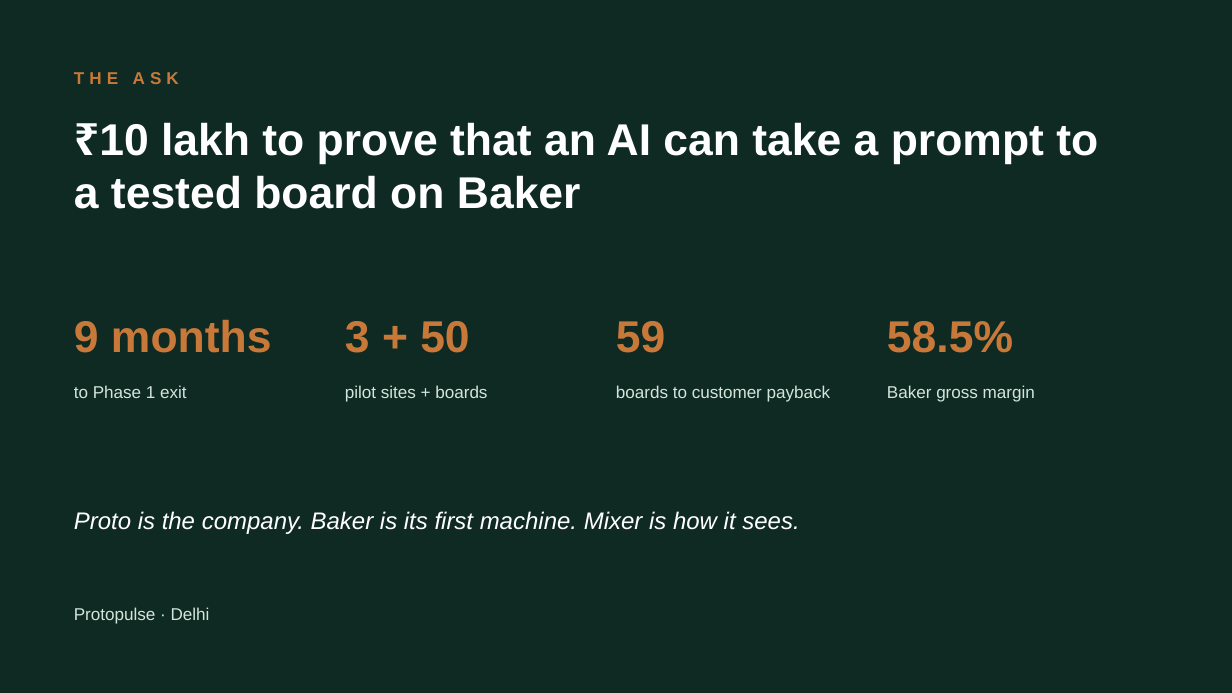
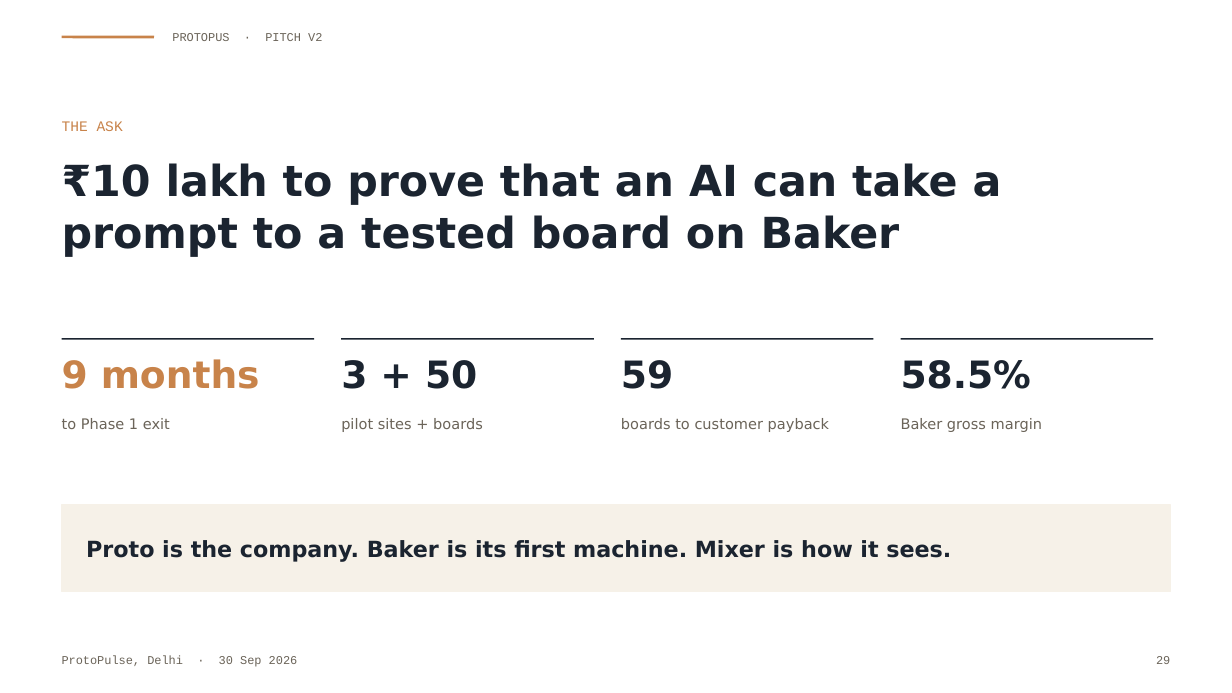
Before and after one commit to Soham-ece/nn, a slide deck: slide 29 of protopulse_murder_board/Protopulse_Pitch_v2.pptx. Drawn at 1232x693 pixels with LibreOffice and Linux fonts; fonts in the diff are those of the drawing. Boxes give left, top, right and bottom in pixels: in the first picture for what was removed or moved away, otherwise in the second. Text is boxed around its words. In the diff, an @@ line names an element or a change of style, - is before the commit and + after.

```diff
--- a/protopulse_murder_board/Protopulse_Pitch_v2.pptx
+++ b/protopulse_murder_board/Protopulse_Pitch_v2.pptx
@@ background #0F2A22 to #FFFFFF @@
@@ line added from (62, 37) to (154, 37), #C8834A 1.5 pt @@
@@ text added at <box>172,33,322,41</box>, 7 pt, text #6B6459 @@
+PROTOPUS · PITCH V2
@@ text "THE ASK": place and size @@
-text "THE ASK" at <box>74,72,179,84</box>
+text "THE ASK" at <box>62,121,123,131</box>
@@ text "THE ASK" at <box>62,121,123,131</box>: size 10 to 8.5 pt, font Arial to Courier New, text colour #C8793A to #C8834A, letter spacing 3 to 0 pt, bold off @@
@@ text "₹10 lakh to prove that ...": place and size @@
-text "₹10 lakh to prove that ..." at <box>74,122,1098,209</box>
+text "₹10 lakh to prove that ..." at <box>62,163,1002,257</box>
@@ text "₹10 lakh to prove that ..." at <box>62,163,1002,257</box>: size 26 to 25 pt, font Arial to DejaVu Sans, text colour #FFFFFF to #1B2430 @@
@@ text "9 months": place and size @@
-text "9 months" at <box>74,319,272,353</box>
+text "9 months" at <box>62,359,260,389</box>
@@ text "9 months" at <box>62,359,260,389</box>: size 26 to 22 pt, font Arial to DejaVu Sans, text colour #C8793A to #C8834A @@
@@ line added from (62, 339) to (314, 339), #1B2430 0.9 pt @@
@@ text "3 + 50": place and size @@
-text "3 + 50" at <box>345,321,469,353</box>
+text "3 + 50" at <box>341,360,477,389</box>
@@ line added from (341, 339) to (594, 339), #1B2430 0.9 pt @@
@@ text "59": place and size @@
-text "59" at <box>616,321,665,353</box>
+text "59" at <box>621,360,673,389</box>
@@ line added from (621, 339) to (873, 339), #1B2430 0.9 pt @@
@@ size 26 to 22 pt, font Arial to DejaVu Sans, text colour #C8793A to #1B2430 in 3 elements at <box>621,360,673,389</box>, <box>341,360,477,389</box>, <box>901,360,1031,389</box> @@
@@ text "58.5%": place and size @@
-text "58.5%" at <box>887,321,1013,353</box>
+text "58.5%" at <box>901,360,1031,389</box>
@@ line added from (901, 339) to (1153, 339), #1B2430 0.9 pt @@
@@ size 10 to 8.5 pt, font Arial to DejaVu Sans, text colour #D3E5DB to #6B6459 in 4 elements at <box>621,418,829,432</box>, <box>341,418,483,432</box>, <box>901,418,1042,432</box>, <box>62,418,170,429</box> @@
@@ text "to Phase 1 exit": place and size @@
-text "to Phase 1 exit" at <box>74,385,187,398</box>
+text "to Phase 1 exit" at <box>62,418,170,429</box>
@@ text "pilot sites + boards": place and size @@
-text "pilot sites + boards" at <box>345,385,487,402</box>
+text "pilot sites + boards" at <box>341,418,483,432</box>
@@ text "boards to customer payback": place and size @@
-text "boards to customer payback" at <box>616,385,831,402</box>
+text "boards to customer payback" at <box>621,418,829,432</box>
@@ text "Baker gross margin": place and size @@
-text "Baker gross margin" at <box>887,385,1035,402</box>
+text "Baker gross margin" at <box>901,418,1042,432</box>
@@ rectangle added at <box>62,505,1170,591</box>, fill #F6F1E8, outline #F6F1E8 0.75 pt @@
@@ text "Proto is the company. Baker ...": place and size @@
-text "Proto is the company. Baker ..." at <box>74,511,799,534</box>
+text "Proto is the company. Baker ..." at <box>86,540,951,562</box>
@@ text "Proto is the company. Baker ..." at <box>86,540,951,562</box>: size 14 to 13 pt, font Arial to DejaVu Sans, text colour #FFFFFF to #1B2430, bold on, italic off; vertical alignment top to middle @@
@@ text removed at <box>74,607,210,624</box> @@
-Protopulse · Delhi
@@ text added at <box>62,656,298,667</box>, 7 pt, text #6B6459 @@
+ProtoPulse, Delhi · 30 Sep 2026
@@ text added at <box>1156,656,1170,664</box>, 7 pt, text #6B6459 @@
+29
```
Also in this commit, not shown: 29 other slides changed.
